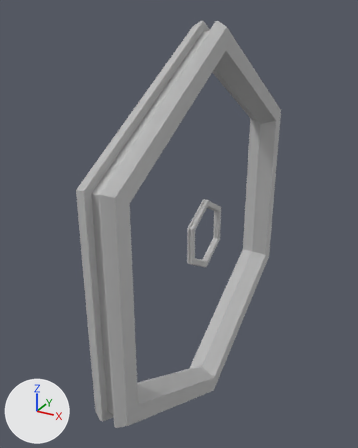
The FBX model Assets/Model/Portal.fbx, before and after one commit.
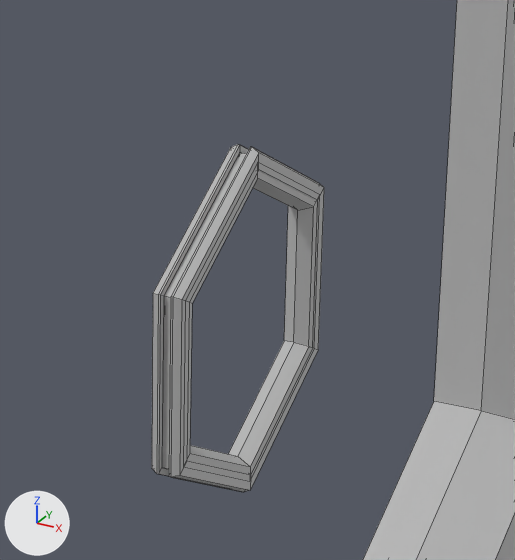
Each version appears first whole from a camera (50 mm lens) standing at (0.000485, -0.001014, 0.000519) and looking at (-0.000061, -0.000022, 0.000023), and next in a close-up on the part from 44% to 72% of the width and 38% to 63% of the height. Arrows for +X, +Y and +Z are at lower left; the lights stay in place. The close-ups show mesh edges as thin lines. Where no turn or scale is listed for an object, it has been applied to the vertices.

In view in the first close-up: 'Portal', 'Portal1', 'Portal2'.
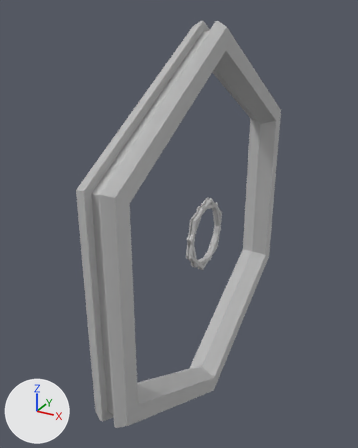
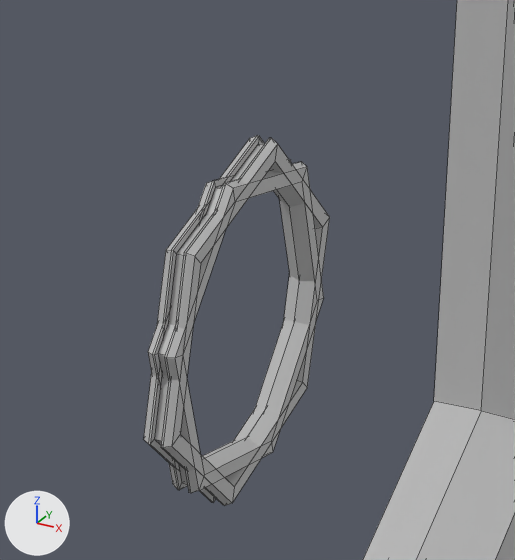
What differs and where, as boxes (x1, y1, x2, y2) in the close-ups (515 x 560 px):
'Portal1', turned: before (152, 144, 324, 492); after (144, 135, 330, 506)
'Portal2', turned: before (187, 170, 317, 474); after (148, 160, 324, 493)

The change in detail:
Object 'Portal1' (ob_portal1) turns from (0, 0, 0) to (-13, 0, 0) degrees about x, y and z.
Object 'Portal2' (ob_portal2) turns from (0, 0, 0) to (18, 0, 0) degrees about x, y and z.
